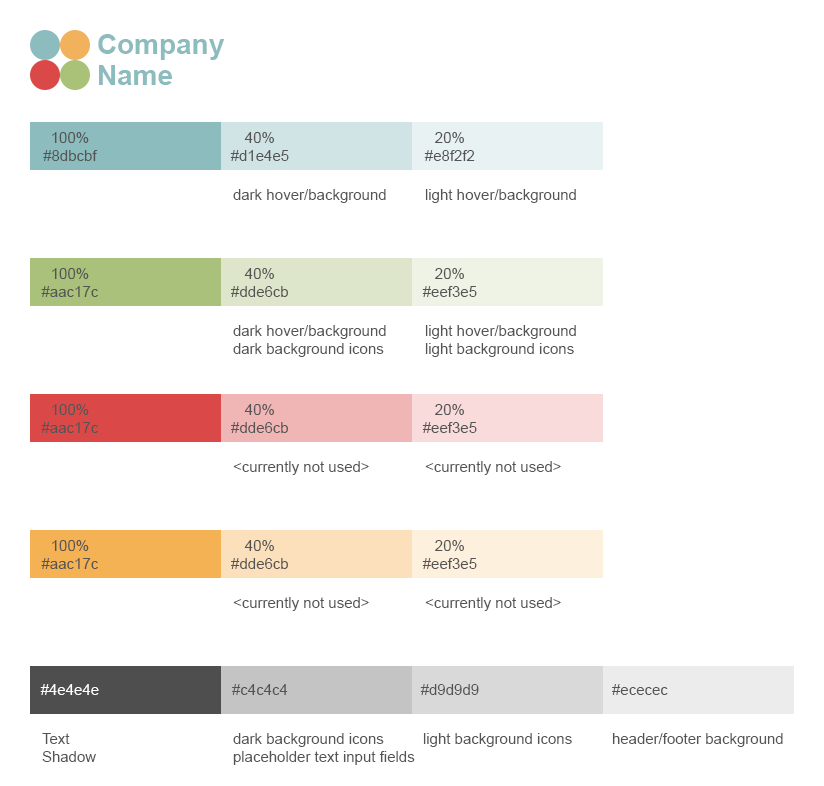
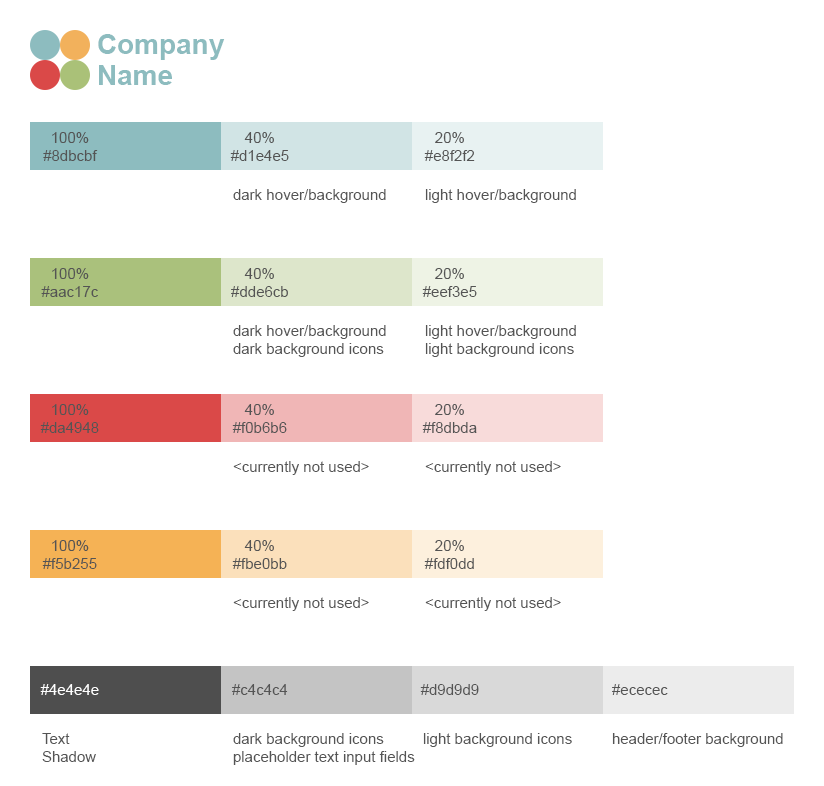
Revision of a layered (824, 786) image; what changed, layer by layer:
renamed "20% #eef3e5" to "20% #fdf0dd", painted on it over [422,558,477,569]
renamed "40% #dde6cb" to "40% #fbe0bb", painted on it over [231,558,288,569]
renamed "100% #aac17c" to "100% #f5b255", painted on it over [41,558,98,569]
renamed "20% #eef3e5" to "20% #f8dbda", painted on it over [431,422,477,433]
renamed "40% #dde6cb" to "40% #f0b6b6", painted on it over [231,422,288,433]
renamed "100% #aac17c" to "100% #da4948", painted on it over [40,422,99,433]
